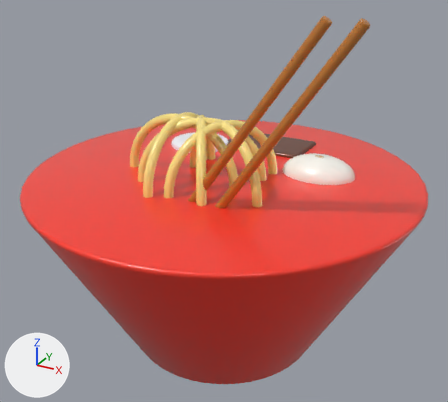
An edit to the glTF model Assets/Resources/Toon/Food/Ramen.glb, drawn before and after from the same camera.
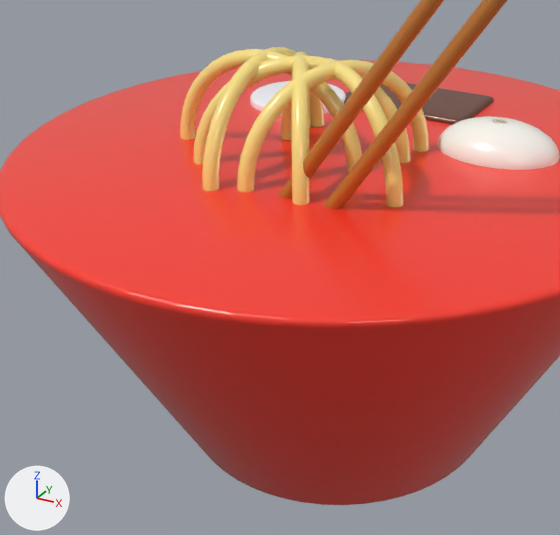
Each version is shown whole from a camera (50 mm lens) standing at (1.197, -2.179, 1.764) and looking at (0.014, -0.028, 0.689), then close up on the part from 5% to 79% of the width and 21% to 100% of the height. Every picture has the same lights, and +X, +Y and +Z are marked at lower left. The last two pictures show the newer version. Where no turn or scale is listed for an object, it has been applied to the vertices.
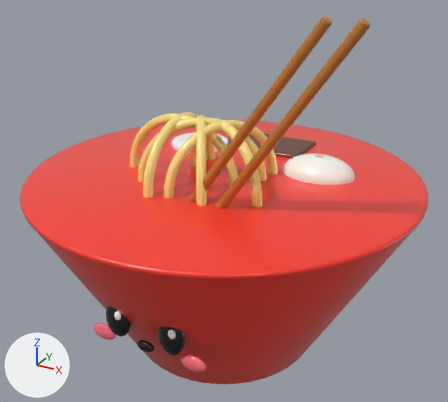
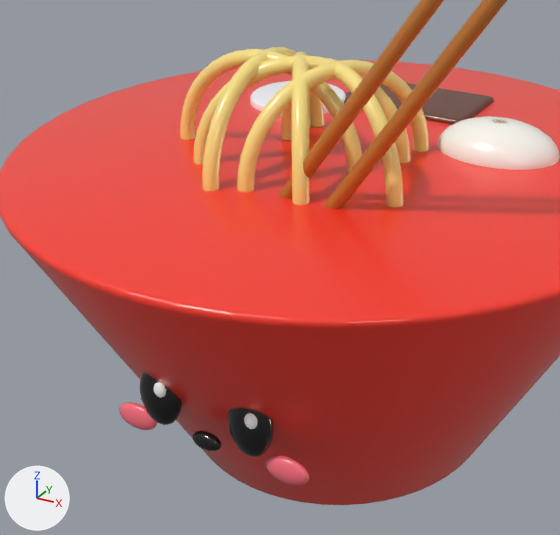
Changed parts and their boxes (x1, y1, x2, y2) in the close-ups (560 x 535 px):
'Sphere.005', added (black): after (228, 408, 273, 457)
'Sphere.002', added (black): after (140, 373, 182, 425)
'Sphere.007', added (red): after (266, 455, 309, 485)
'Sphere.004', added (red): after (119, 402, 157, 430)
'Sphere.008', added (black): after (192, 431, 221, 451)
'Sphere.006', added: after (244, 413, 257, 429)
'Sphere.003', added: after (154, 382, 166, 398)

Edits to the bpy script that builds the scene:
```text
Add mat_food_eyek:
    mat_food_eyek = principled_material('Food_eyeK')
    mat_food_eyek.base_color = (0.00429, 0.00319, 0.00429)  # black #0e0b0e
    mat_food_eyek.roughness = 0.15
    mat_food_eyek.coat_weight = 0.35
    mat_food_eyek.coat_roughness = 0.25
Add mat_food_blushk:
    mat_food_blushk = principled_material('Food_blushK')
    mat_food_blushk.base_color = (1.0, 0.169, 0.223)  # red #ff7282
    mat_food_blushk.roughness = 0.3
    mat_food_blushk.coat_weight = 0.35
    mat_food_blushk.coat_roughness = 0.25
Add mat_food_eyew:
    mat_food_eyew = principled_material('Food_eyeW')
    mat_food_eyew.base_color = (1.0, 1.0, 1.0)  # white #ffffff
    mat_food_eyew.roughness = 0.2
    mat_food_eyew.coat_weight = 0.35
    mat_food_eyew.coat_roughness = 0.25
Add me_sphere_008:
    me_sphere_008.from_pydata(...)  # a UV sphere (24 segments, 12 rings, poles along z) spanning x -0.0385..0.0385, y -0.6365..-0.6035, z 0.29..0.334
    me_sphere_008.materials.append(mat_food_eyek)  # black #0e0b0e
Add me_sphere_007:
    me_sphere_007.from_pydata(...)  # a UV sphere (24 segments, 12 rings, poles along z) spanning x 0.1507..0.2607, y -0.6255..-0.5925, z 0.268..0.334
    me_sphere_007.materials.append(mat_food_blushk)  # red #ff7282
Add me_sphere_006:
    me_sphere_006.from_pydata(...)  # a UV sphere (24 segments, 12 rings, poles along z) spanning x 0.1199..0.1551, y -0.653..-0.631, z 0.4055..0.4495
    me_sphere_006.materials.append(mat_food_eyew)  # white #ffffff
Add me_sphere_005:
    me_sphere_005.from_pydata(...)  # a UV sphere (24 segments, 12 rings, poles along z) spanning x 0.066..0.176, y -0.653..-0.587, z 0.317..0.483
    me_sphere_005.materials.append(mat_food_eyek)  # black #0e0b0e
Add me_sphere_004:
    me_sphere_004.from_pydata(...)  # a UV sphere (24 segments, 12 rings, poles along z) spanning x -0.2607..-0.1507, y -0.6255..-0.5925, z 0.268..0.334
    me_sphere_004.materials.append(mat_food_blushk)  # red #ff7282
Add me_sphere_003:
    me_sphere_003.from_pydata(...)  # a UV sphere (24 segments, 12 rings, poles along z) spanning x -0.1221..-0.0869, y -0.653..-0.631, z 0.4055..0.4495
    me_sphere_003.materials.append(mat_food_eyew)  # white #ffffff
Add me_sphere_002:
    me_sphere_002.from_pydata(...)  # a UV sphere (24 segments, 12 rings, poles along z) spanning x -0.176..-0.066, y -0.653..-0.587, z 0.317..0.483
    me_sphere_002.materials.append(mat_food_eyek)  # black #0e0b0e
Add ob_sphere_008:
    ob_sphere_008 = bpy.data.objects.new('Sphere.008', me_sphere_008)
    ob_sphere_008.location = (0.0, 0.0, 0.0)
Add ob_sphere_007:
    ob_sphere_007 = bpy.data.objects.new('Sphere.007', me_sphere_007)
    ob_sphere_007.location = (0.0, 0.0, 0.0)
Add ob_sphere_006:
    ob_sphere_006 = bpy.data.objects.new('Sphere.006', me_sphere_006)
    ob_sphere_006.location = (0.0, 0.0, 0.0)
Add ob_sphere_005:
    ob_sphere_005 = bpy.data.objects.new('Sphere.005', me_sphere_005)
    ob_sphere_005.location = (0.0, 0.0, 0.0)
Add ob_sphere_004:
    ob_sphere_004 = bpy.data.objects.new('Sphere.004', me_sphere_004)
    ob_sphere_004.location = (0.0, 0.0, 0.0)
Add ob_sphere_003:
    ob_sphere_003 = bpy.data.objects.new('Sphere.003', me_sphere_003)
    ob_sphere_003.location = (0.0, 0.0, 0.0)
Add ob_sphere_002:
    ob_sphere_002 = bpy.data.objects.new('Sphere.002', me_sphere_002)
    ob_sphere_002.location = (0.0, 0.0, 0.0)
```
